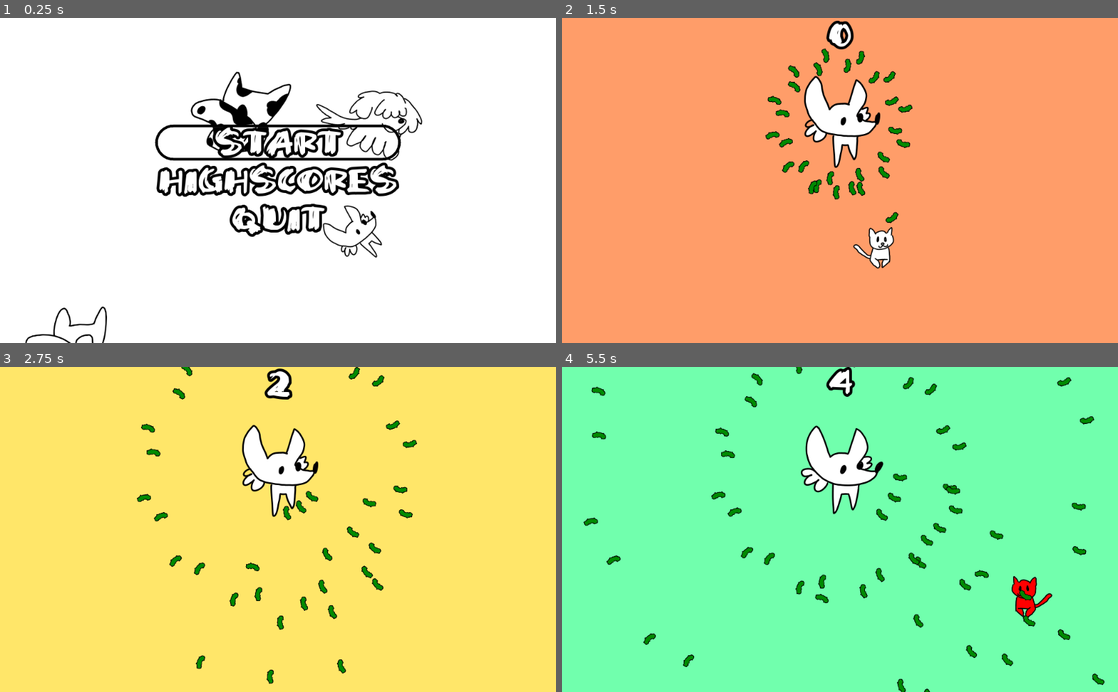
Above: before the commit, frames 1-4 (two rows, left to right).
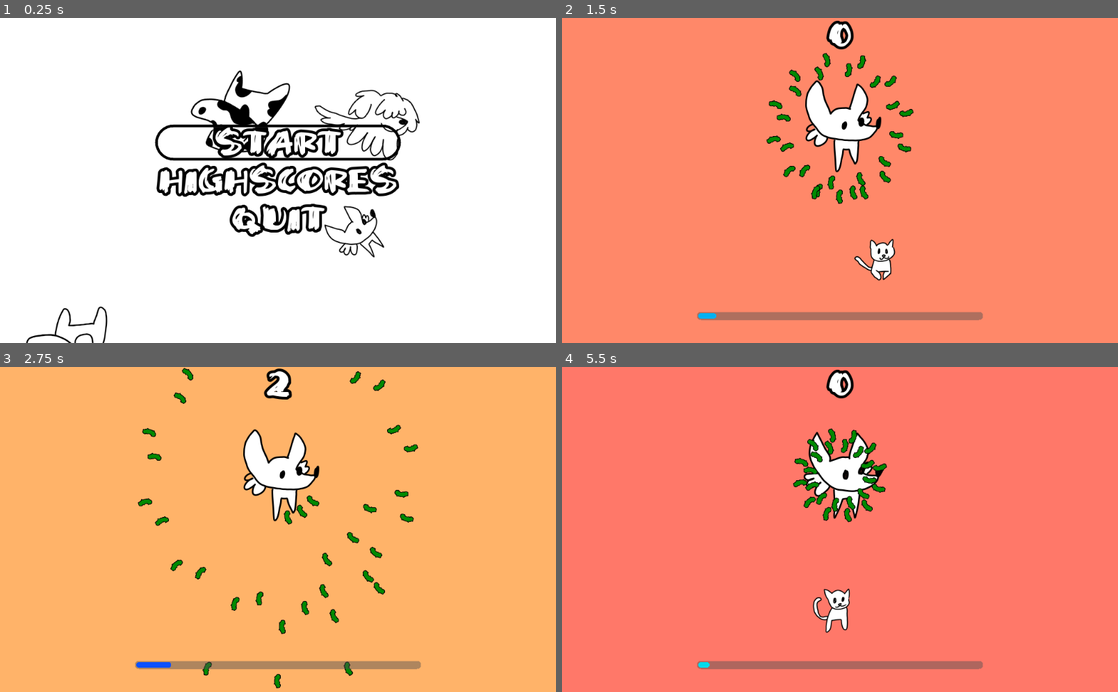
Above: after the commit, the same moments.

Repository: Magesu/mini-jam-100-overload
Game: Godot game, scene res://Main.tscn
Same seed, same stepped clock (60 frames per second), same inputs: the game is played once before the commit and once after it.
Inputs (mouse positions are in pixels of both pictures, inside the frame that each line leads up to):
- Up to frame 1 (0.25 s): no input
- Up to frame 2 (1.5 s): click "Start" at 0.5 s; move the mouse to (962, 164) at 1.27 s; hold Right (ui_right) from 1.28 s (still down); click (962, 164) at 1.35 s
- Up to frame 3 (2.75 s): move the mouse to (166, 545) at 2.02 s; release Right (ui_right) at 2.03 s; hold Down (ui_down) from 2.03 s (still down); click (166, 545) at 2.1 s
- Up to frame 4 (5.5 s): move the mouse to (895, 458) at 2.77 s; release Down (ui_down) at 2.78 s; hold Right (ui_right) 2.78-3.53 s; click (895, 458) at 2.85 s; move the mouse to (812, 594) at 3.52 s; hold Up (ui_up) 3.53-4.28 s; click (812, 594) at 3.6 s; move the mouse to (1006, 578) at 4.27 s; hold Left (ui_left) 4.28-5 s; click (1006, 578) at 4.35 s; tap Escape (ui_cancel) at 4.9 s; click (840, 490) at 5 s, where only the run after the commit has a clickable "Start"

The runs differ from the first frame. In frame 1, 2.0% of the frame differs, in the area x 4-76%, y 16-100%; in frame 2, 5.1%; in frame 3, 99%; in frame 4, 99%, in the area x 0-100%, y 0-100%.

Commit message:
Useless bar added

Diff:
--- a/Main.tscn
+++ b/Main.tscn
@@ -121,7 +121,6 @@
 
 [node name="AnimatedSprite" type="AnimatedSprite" parent="Path2D/PathFollow2D"]
 frames = SubResource( 5 )
-frame = 2
 playing = true
 
 [node name="PathFollow2D2" type="PathFollow2D" parent="Path2D"]
@@ -131,6 +130,7 @@
 
 [node name="AnimatedSprite" type="AnimatedSprite" parent="Path2D/PathFollow2D2"]
 frames = SubResource( 12 )
+frame = 1
 playing = true
 
 [node name="PathFollow2D3" type="PathFollow2D" parent="Path2D"]
@@ -140,6 +140,7 @@
 
 [node name="AnimatedSprite" type="AnimatedSprite" parent="Path2D/PathFollow2D3"]
 frames = SubResource( 16 )
+frame = 1
 playing = true
 
 [node name="PathFollow2D4" type="PathFollow2D" parent="Path2D"]
@@ -149,7 +150,7 @@
 
 [node name="AnimatedSprite" type="AnimatedSprite" parent="Path2D/PathFollow2D4"]
 frames = SubResource( 20 )
-frame = 1
+frame = 2
 playing = true
 
 [node name="CenterContainer" type="CenterContainer" parent="."]
--- a/Scenes/Game.tscn
+++ b/Scenes/Game.tscn
@@ -1,14 +1,14 @@
-[gd_scene load_steps=7 format=2]
+[gd_scene load_steps=8 format=2]
 
 [ext_resource path="res://Scenes/AngyChihuahua.tscn" type="PackedScene" id=1]
 [ext_resource path="res://Scenes/Player.tscn" type="PackedScene" id=3]
 [ext_resource path="res://Scenes/Scripts/Game.gd" type="Script" id=4]
-[ext_resource path="res://Scenes/Score.gd" type="Script" id=5]
+[ext_resource path="res://Scenes/Scripts/Score.gd" type="Script" id=5]
 [ext_resource path="res://Themes/Scribble_Theme.tres" type="Theme" id=6]
 
 [sub_resource type="Animation" id=1]
 resource_name = "rainbow_grad"
-length = 10.0
+length = 8.0
 tracks/0/type = "value"
 tracks/0/path = NodePath("ColorRect:color")
 tracks/0/interp = 1
@@ -16,32 +16,50 @@
 tracks/0/imported = false
 tracks/0/enabled = true
 tracks/0/keys = {
-"times": PoolRealArray( 0, 0.001, 0.002, 1.2, 2.5, 3.7, 5, 6.3, 7.5, 8.8, 10 ),
-"transitions": PoolRealArray( 1, 1, 1, 1, 1, 1, 1, 1, 1, 1, 1 ),
+"times": PoolRealArray( 0, 1, 2, 3, 4, 5, 6, 7, 8 ),
+"transitions": PoolRealArray( 1, 1, 1, 1, 1, 1, 1, 1, 1 ),
 "update": 0,
-"values": [ Color( 1, 0, 0, 1 ), Color( 1, 0, 0, 1 ), Color( 1, 0, 0, 0.588235 ), Color( 1, 0.447059, 0, 0.588 …(245 unchanged characters)…
+"values": [ Color( 1, 0, 0, 0.588235 ), Color( 1, 0.447059, 0, 0.588 …(245 unchanged characters)…
+}
+
+[sub_resource type="Animation" id=2]
+resource_name = "inverted_rainbow"
+length = 8.0
+tracks/0/type = "value"
+tracks/0/path = NodePath(".:default_color")
+tracks/0/interp = 1
+tracks/0/loop_wrap = true
+tracks/0/imported = false
+tracks/0/enabled = true
+tracks/0/keys = {
+"times": PoolRealArray( 0, 1, 2, 3, 4, 5, 6, 7, 8 ),
+"transitions": PoolRealArray( 1, 1, 1, 1, 1, 1, 1, 1, 1 ),
+"update": 0,
+"values": [ Color( 0, 1, 0.905882, 1 ), Color( 0, 0.345098, 1, 1 ), Color( 0.478431, 0, 1, 1 ), Color( 1, 0, 0.772549, 1 ), Color( 1, 0, 0, 1 ), Color( 1, 0.447059, 0, 1 ), Color( 1, 0.960784, 0, 1 ), Color( 0.101961, 1, 0, 1 ), Color( 0, 1, 0.905882, 1 ) ]
 }
 
 [node name="Game" type="Node"]
 script = ExtResource( 4 )
+charge_speed = 25
 
 [node name="ColorRect" type="ColorRect" parent="."]
 anchor_right = 1.0
 anchor_bottom = 1.0
-color = Color( 1, 0, 0, 1 )
+color = Color( 1, 0, 0, 0.588235 )
 __meta__ = {
 "_edit_use_anchors_": false
 }
 
 [node name="AnimationPlayer" type="AnimationPlayer" parent="ColorRect"]
 root_node = NodePath("../..")
+playback_speed = 0.5
 anims/rainbow_grad = SubResource( 1 )
 
 [node name="Player" parent="." instance=ExtResource( 3 )]
-position = Vector2( 503, 428 )
+position = Vector2( 512, 450 )
 
 [node name="AngyChihuahua" parent="." instance=ExtResource( 1 )]
-position = Vector2( 510, 192 )
+position = Vector2( 512, 200 )
 
 [node name="CanvasLayer" type="CanvasLayer" parent="."]
 follow_viewport_enable = true
@@ -49,8 +67,8 @@
 [node name="Score" type="Label" parent="."]
 anchor_left = 0.5
 anchor_right = 0.5
-margin_left = -117.5
-margin_right = 117.5
+margin_left = -256.0
+margin_right = 256.0
 margin_bottom = 60.0
 theme = ExtResource( 6 )
 custom_colors/font_color = Color( 1, 1, 1, 1 )
@@ -68,6 +86,28 @@
 [node name="Timer" type="Timer" parent="."]
 pause_mode = 2
 
+[node name="Overload" type="Line2D" parent="."]
+modulate = Color( 1, 1, 1, 0.466667 )
+z_index = 1
+points = PoolVector2Array( 256, 550, 768, 550 )
+width = 15.0
+default_color = Color( 0.321569, 0.321569, 0.321569, 1 )
+joint_mode = 2
+begin_cap_mode = 2
+end_cap_mode = 2
+
+[node name="Charge" type="Line2D" parent="."]
+z_index = 1
+points = PoolVector2Array( 256, 550, 256, 550 )
+default_color = Color( 0, 1, 0.905882, 1 )
+joint_mode = 2
+begin_cap_mode = 2
+end_cap_mode = 2
+
+[node name="AnimationPlayer" type="AnimationPlayer" parent="Charge"]
+playback_speed = 0.5
+anims/inverted_rainbow = SubResource( 2 )
+
 [connection signal="animation_finished" from="ColorRect/AnimationPlayer" to="." method="_on_AnimationPlayer_animation_finished"]
 [connection signal="player_hit" from="Player" to="." method="_on_Player_player_hit"]
 [connection signal="timeout" from="Score/Timer" to="Score" method="_on_Timer_timeout"]
--- a/Scenes/Player.tscn
+++ b/Scenes/Player.tscn
@@ -4,7 +4,7 @@
 [ext_resource path="res://Scenes/Scripts/Player.gd" type="Script" id=2]
 
 [sub_resource type="RectangleShape2D" id=1]
-extents = Vector2( 20.5, 38.5 )
+extents = Vector2( 22, 38 )
 
 [sub_resource type="AtlasTexture" id=2]
 flags = 4
@@ -106,10 +106,10 @@
 script = ExtResource( 2 )
 
 [node name="CollisionShape2D" type="CollisionShape2D" parent="."]
-position = Vector2( 1.5, 0.5 )
 shape = SubResource( 1 )
 
 [node name="AnimatedSprite" type="AnimatedSprite" parent="."]
+position = Vector2( -7, 0 )
 scale = Vector2( 0.5, 0.5 )
 frames = SubResource( 18 )
 animation = "walking"
@@ -117,7 +117,7 @@
 [node name="Hitbox" type="Area2D" parent="."]
 
 [node name="CollisionShape2D" type="CollisionShape2D" parent="Hitbox"]
-position = Vector2( 7, -12 )
+position = Vector2( 0, -11 )
 shape = SubResource( 19 )
 
 [connection signal="area_entered" from="Hitbox" to="." method="_on_Hitbox_area_entered"]
--- a/Scenes/Scripts/Game.gd
+++ b/Scenes/Scripts/Game.gd
@@ -4,20 +4,24 @@
 # Declare member variables here. Examples:
 # var a = 2
 # var b = "text"
+export var charge_speed = 1
 
 # Nodes
 #onready var enemy = get_node("Enemy/EnemyController")
 #onready var debug_menu = get_node("CanvasLayer/Debug Menu")
+onready var charge_line = get_node("Charge")
 
 
 # Called when the node enters the scene tree for the first time.
 func _ready():
 	$ColorRect/AnimationPlayer.play("rainbow_grad")
+	$Charge/AnimationPlayer.play("inverted_rainbow")
 	pass # Replace with function body.
 
 
 # Called every frame. 'delta' is the elapsed time since the previous frame.
-func _process(_delta):
+func _process(delta):
+	charge_line.points[1] = (charge_line.points[1]+Vector2(delta*charge_speed,0))
 	if Input.is_action_just_pressed("ui_cancel"):
 		Global.new_score("Your awesome name", $Score.score)
 		get_tree().change_scene("res://Main.tscn")
@@ -54,6 +58,7 @@
 
 func _on_AnimationPlayer_animation_finished(anim_name):
 	$ColorRect/AnimationPlayer.play("rainbow_grad")
+	$Charge/AnimationPlayer.play("inverted_rainbow")
 
 # When receives the custom signal player_hit, pauses the game and starts a timer
 func _on_Player_player_hit():
--- a/Scenes/Scripts/Player.gd
+++ b/Scenes/Scripts/Player.gd
@@ -11,9 +11,6 @@
 
 # Nodes
 onready var animator = $AnimatedSprite #equivalent to "get_node("AnimatedSprite")
-
-# Scenes
-var bullet_scene = preload("res://Scenes/Bullet.tscn")
 
 #Signals
 signal player_hit
@@ -39,15 +36,6 @@
 		direction += Vector2.DOWN
 	if Input.is_action_pressed("ui_up"):
 		direction += Vector2.UP
-	# Shoot
-	if Input.is_action_just_pressed("mouse_left_click"):
-		var bullet = bullet_scene.instance()
-		var rotation = position.angle_to_point(get_global_mouse_position()) + PI
-		bullet.position = position + Vector2.RIGHT.rotated(rotation) * radius
-		bullet.rotation = rotation
-		bullet.speed = 500
-		get_tree().get_root().add_child(bullet)
-
 
 	# Makes the player's velocity direction * speed
 	# Direction is normalized so the player doesn't move faster diagonally
Renamed: Scenes/Score.gd -> Scenes/Scripts/Score.gd
